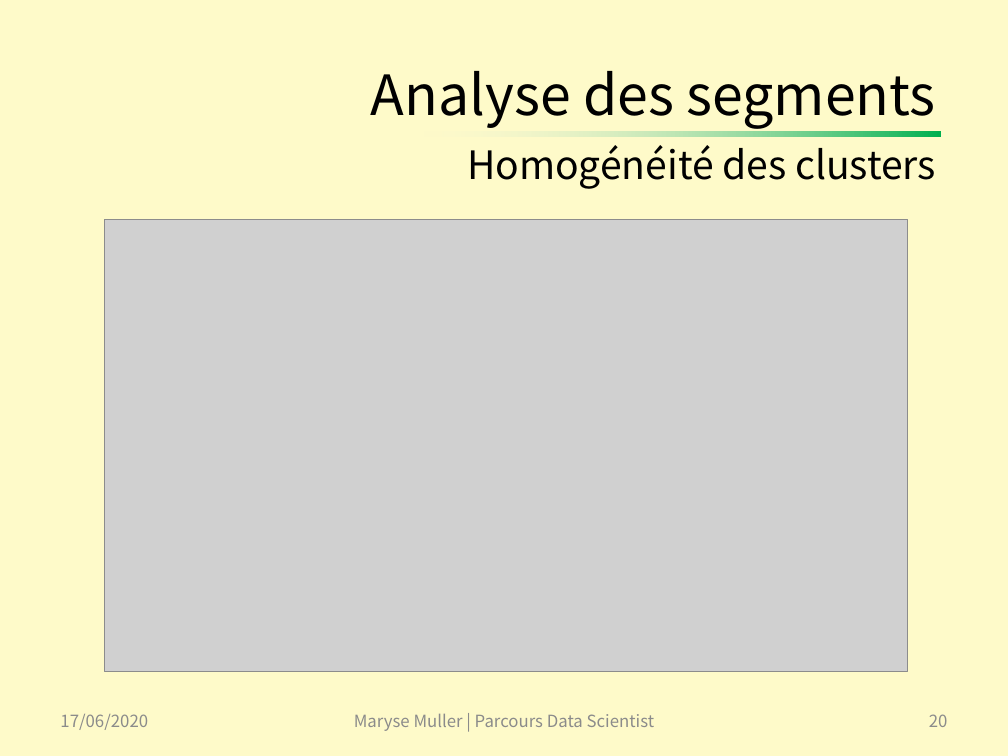
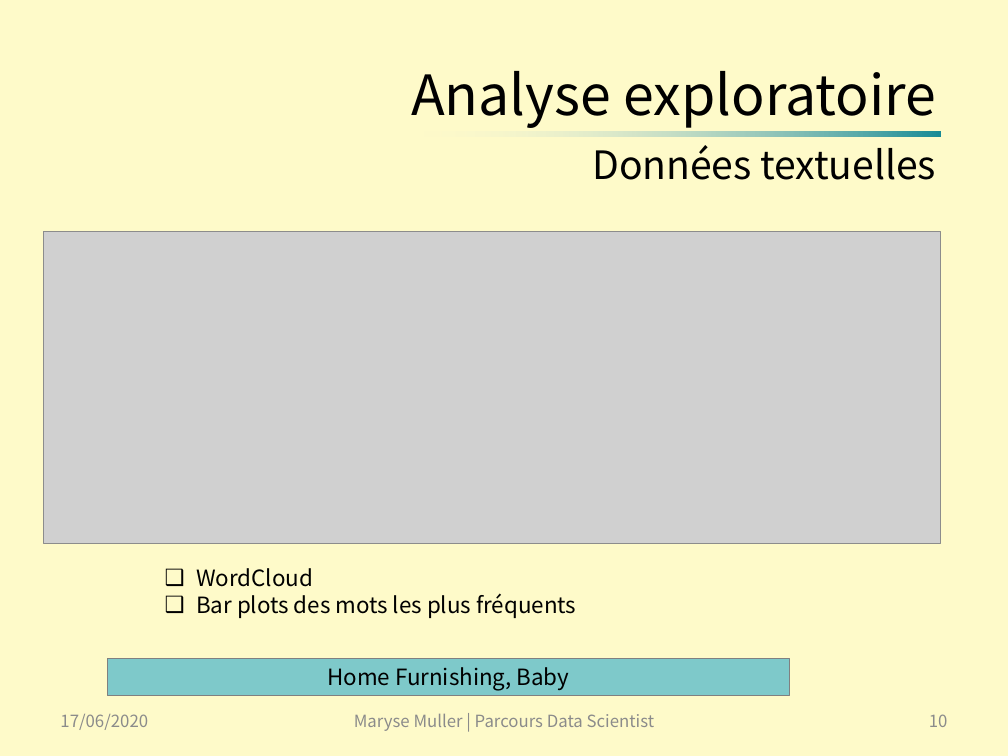
Before and after one commit to SmellyArmure/OC_DS_Project6, a slide deck: slide 10 of PRESENTATION/Projet6.pptx (slide 20 before the commit). Drawn at 1008x756 pixels with LibreOffice and Linux fonts; fonts in the diff are those of the drawing; grey boxes stand for pictures. Boxes give left, top, right and bottom in pixels: in the first picture for what was removed or moved away, otherwise in the second. Text is boxed around its words. In the diff, an @@ line names an element or a change of style, - is before the commit and + after.

```diff
--- a/PRESENTATION/Projet6.pptx
+++ b/PRESENTATION/Projet6.pptx
@@ title at [411, 71, 936, 180]: text changed; size 27.9 to 39.6 pt @@
-Analyse des segments
-Homogénéité des clusters
+Analyse exploratoire
+Données textuelles
@@ rectangle at [421, 132, 940, 137]: fill gradient #00B050 to #EEF2EA to gradient #198B97 to #EEF2EA @@
@@ picture: place and size @@
-picture at [104, 219, 907, 671]
+picture at [43, 232, 940, 544]
@@ text added at [196, 568, 576, 618], 16 pt, text #000000 @@
+❑ WordCloud
+❑ Bar plots des mots les plus fréquents
@@ rectangle added at [107, 658, 789, 696], fill #0099CC at 50% opacity, outline #808080 0.5 pt, 16 pt, text #000000 @@
+Home Furnishing, Baby
@@ page number at [929, 714, 948, 727]: text changed @@
-20
+10
```
Also in this commit, not shown: 7 other slides changed, 11 slides added, 18 slides removed, 7 other files.
